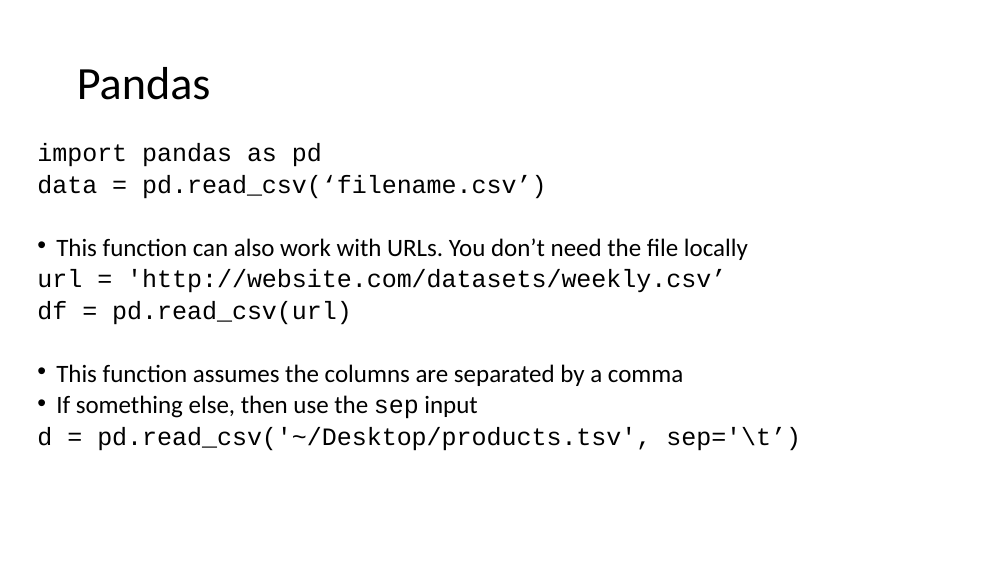
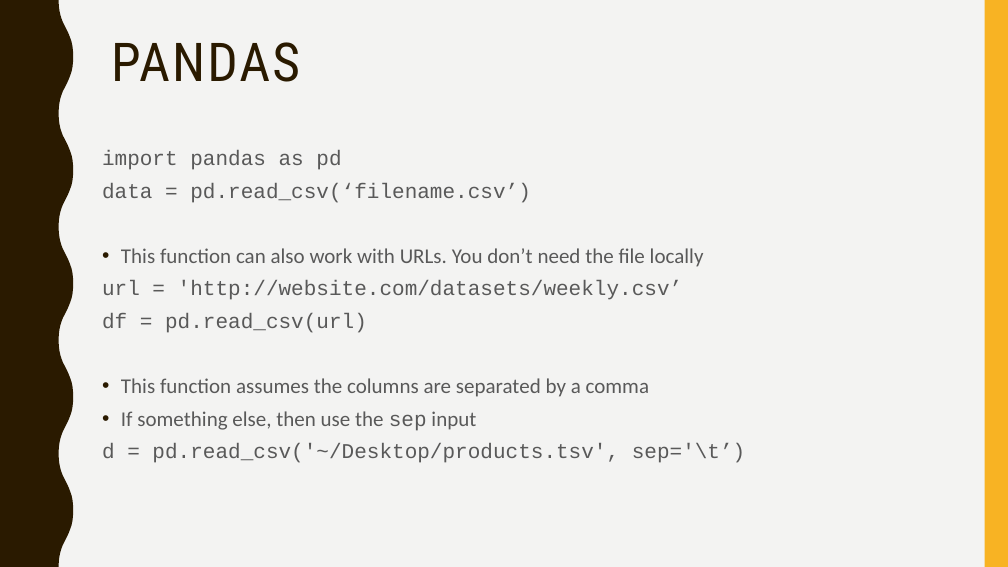
Before and after one commit to narock/scientific_computing_course, a slide deck: slide 9 of Scientific_Computing_02.pptx (slide 8 before the commit). Drawn at 1008x567 pixels with LibreOffice and Linux fonts; fonts in the diff are those of the drawing. Boxes give left, top, right and bottom in pixels: in the first picture for what was removed or moved away, otherwise in the second. Text is boxed around its words. In the diff, an @@ line names an element or a change of style, - is before the commit and + after.

```diff
--- a/Scientific_Computing_02.pptx
+++ b/Scientific_Computing_02.pptx
@@ background #FFFFFF to #F3F3F2 @@
@@ freeform shape added at (0, 0, 73, 567), fill #2A1A00 @@
@@ rectangle added at (985, 0, 1008, 567), fill #F8B323 @@
@@ title "PANDAS" at (111, 42, 300, 82): vertical alignment middle to top @@
@@ title at (111, 42, 300, 82): text changed; size 44 to 51 pt; font Calibri to Roboto Condensed; text colour #000000 to #2A1A00 @@
-Pandas
+PANDAS
@@ text "import pandas as pd": place and size @@
-text "import pandas as pd" at (37, 143, 801, 451)
+text "import pandas as pd" at (102, 150, 746, 463)
@@ text "import pandas as pd" at (102, 150, 746, 463): size 23.8 to 20 pt, text colour #000000 to #595959; line spacing 0.7 to 1; less space between paragraphs @@
```
Also in this commit, not shown: 13 other slides changed, 1 slide added, 3 other files.
